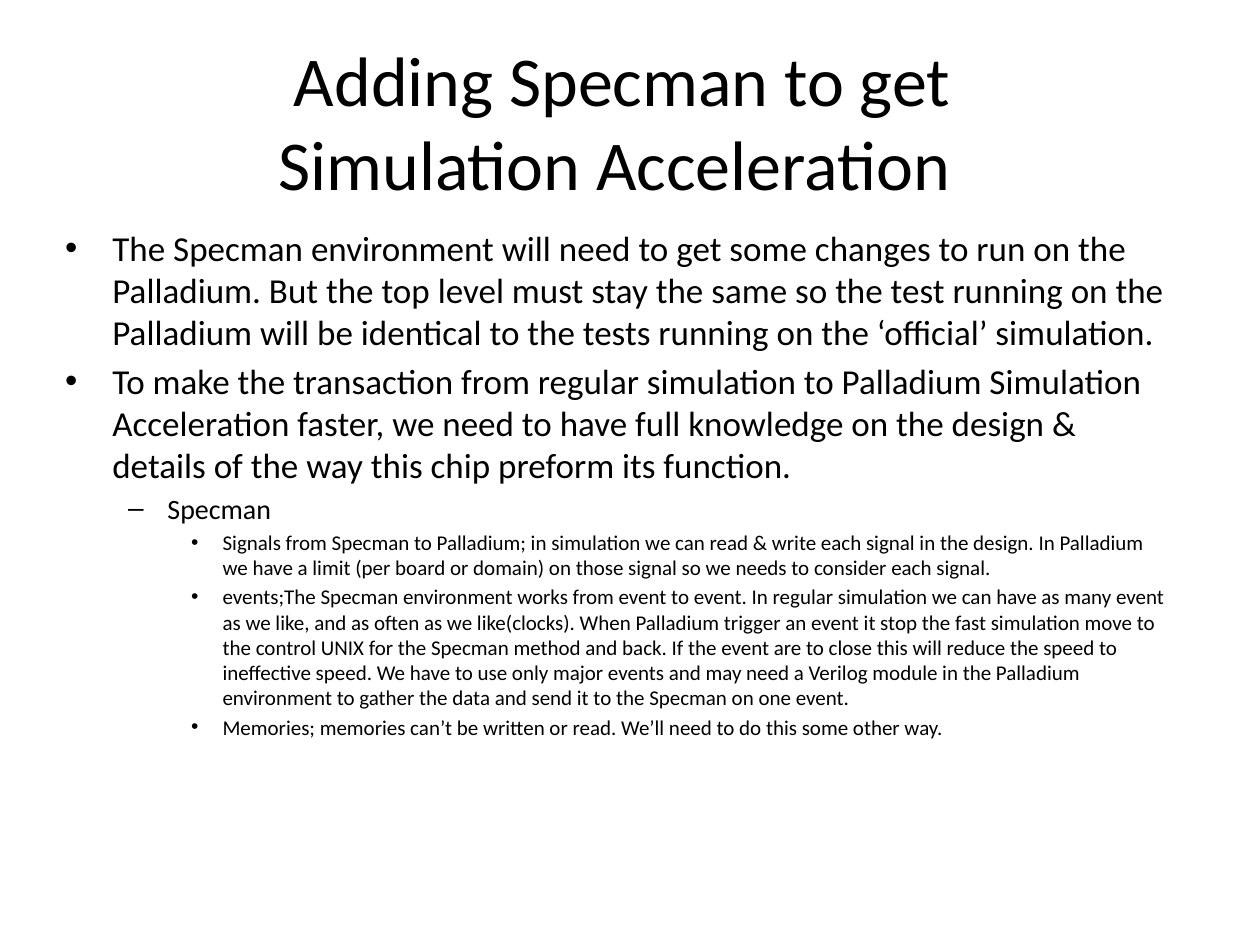
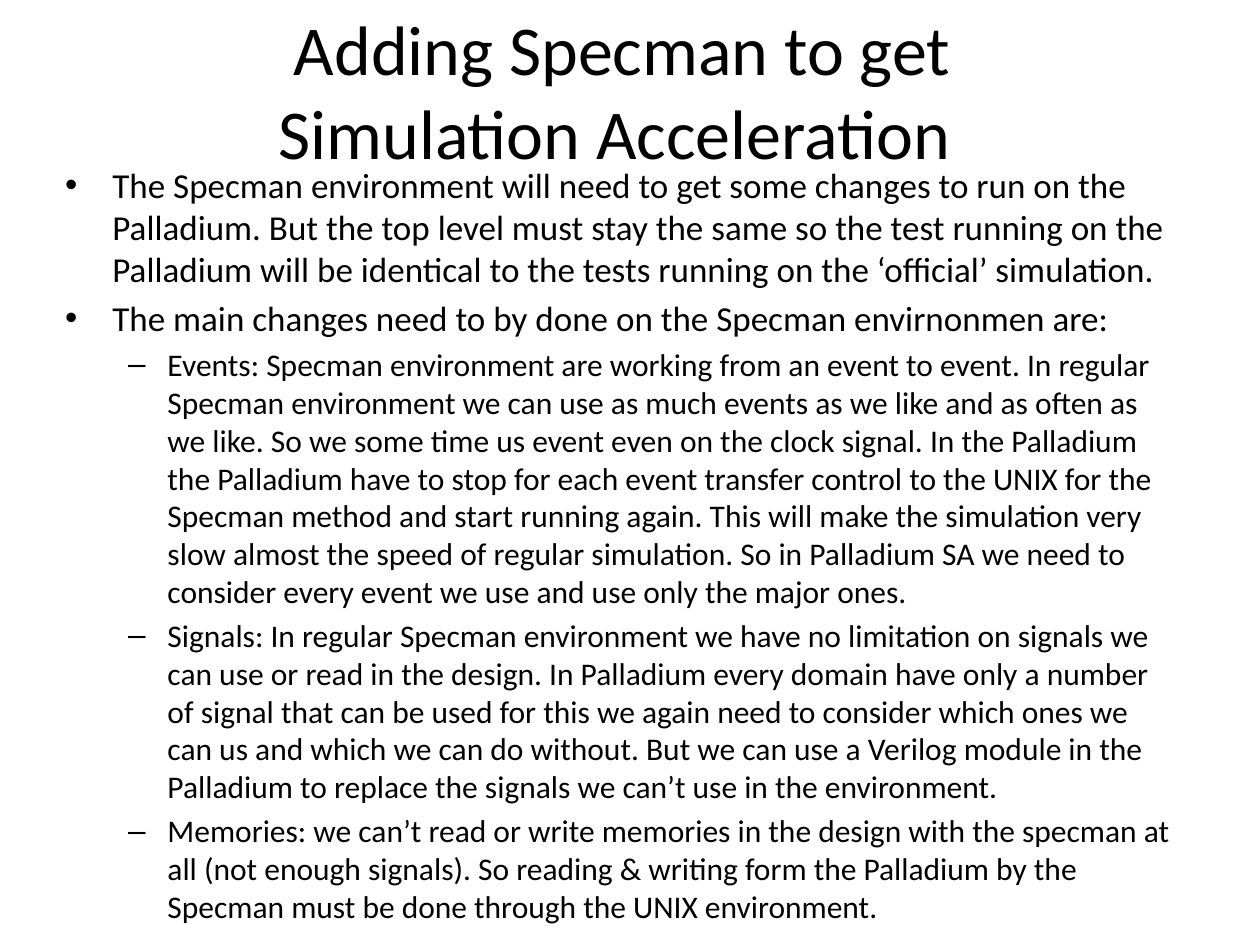
Before and after one commit to zahike/Palladium, a slide deck: slide 4 of Simulation Acceleration tutoria.pptx. Drawn at 1260x945 pixels with LibreOffice and Linux fonts; fonts in the diff are those of the drawing. Boxes give left, top, right and bottom in pixels: in the first picture for what was removed or moved away, otherwise in the second. Text is boxed around its words. In the diff, an @@ line names an element or a change of style, - is before the commit and + after.

Commit message:
finish Specman changes

```diff
--- a/Simulation Acceleration tutoria.pptx
+++ b/Simulation Acceleration tutoria.pptx
@@ title "Adding Specman to get Simulation ..." rewrapped from [278, 57, 950, 191] to [278, 26, 950, 176] @@
@@ text "The Specman environment will need ...": place and size @@
-text "The Specman environment will need ..." at [112, 236, 1164, 739]
+text "The Specman environment will need ..." at [112, 173, 1169, 924]
@@ text at [112, 306, 1169, 924]: text changed; size 12 to 18 pt @@
-• To make the transaction from regular simulation to Palladium Simulation Acceleration faster, we need to have full knowledge on the design & details of the way this chip preform its function.
-  – Specman
-    • Signals from Specman to Palladium; in simulation we can read & write each signal in the design. In Palladium we have a limit (per board or domain) on those signal so we needs to consider each signal.
-    • events;The Specman environment works from event to event. In regular simulation we can have as many event as we like, and as often as we like(clocks). When Palladium trigger an event it stop the fast simulation move to the control UNIX for the Specman method and back. If the event are to close this will reduce the speed to ineffective speed. We have to use only major events and may need a Verilog module in the Palladium environment to gather the data and send it to the Specman on one event.
-    • Memories; memories can’t be written or read. We’ll need to do this some other way.
+• The main changes need to by done on the Specman envirnonmen are:
+  – Events: Specman environment are working from an event to event. In regular Specman environment we can use as much events as we like and as often as we like. So we some time us event even on the clock signal. In the Palladium the Palladium have to stop for each event transfer control to the UNIX for the Specman method and start running again. This will make the simulation very slow almost the speed of regular simulation. So in Palladium SA we need to consider every event we use and use only the major ones.
+  – Signals: In regular Specman environment we have no limitation on signals we can use or read in the design. In Palladium every domain have only a number of signal that can be used for this we again need to consider which ones we can us and which we can do without. But we can use a Verilog module in the Palladium to replace the signals we can’t use in the environment.
+  – Memories: we can’t read or write memories in the design with the specman at all (not enough signals). So reading & writing form the Palladium by the Specman must be done through the UNIX environment.
```
